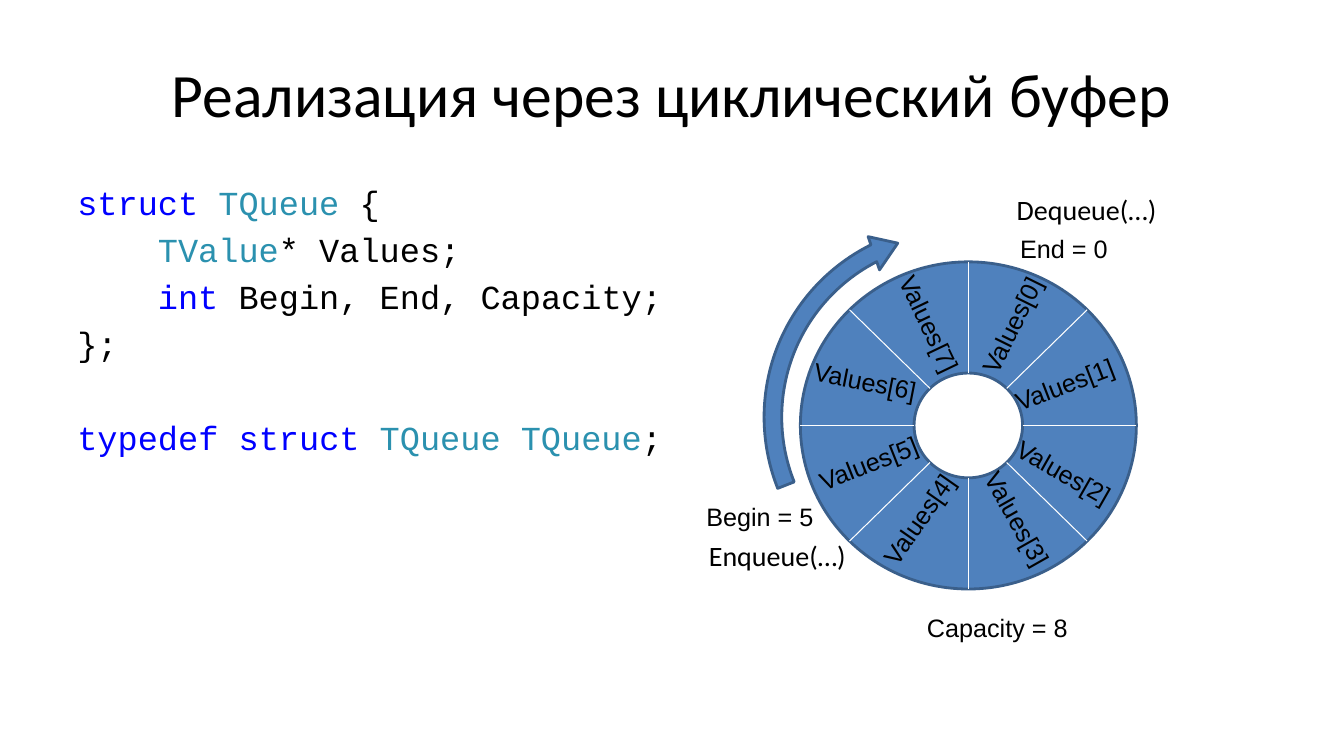
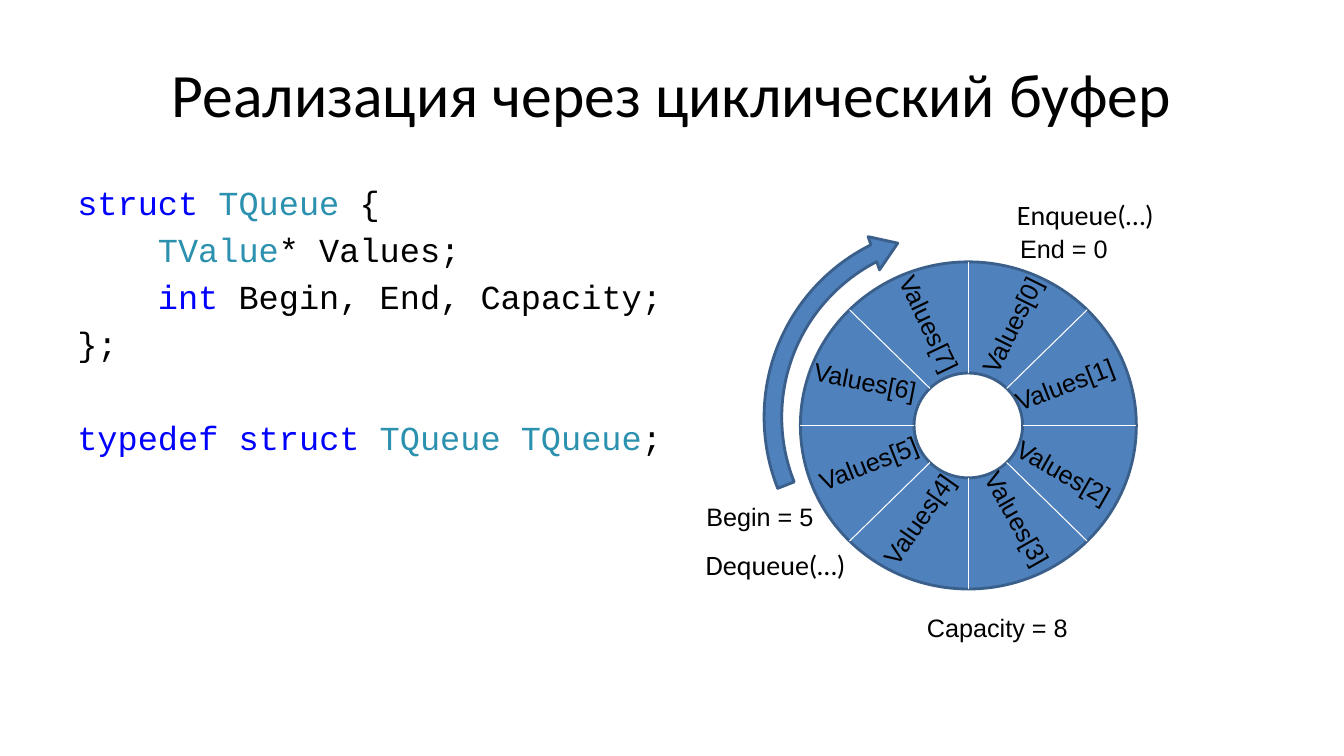
Before and after one commit to Evgueni-Petrov-aka-espetrov/Algorithms-and-Programming-in-C-pptx, a slide deck: slide 18 of 09 Списки (окончание) Графы.pptx. Drawn at 1344x756 pixels with LibreOffice and Linux fonts; fonts in the diff are those of the drawing. Boxes give left, top, right and bottom in pixels: in the first picture for what was removed or moved away, otherwise in the second. Text is boxed around its words. In the diff, an @@ line names an element or a change of style, - is before the commit and + after.

Commit message:
исправил картинку про циклический буфер

```diff
--- a/09 Списки (окончание) Графы.pptx
+++ b/09 Списки (окончание) Графы.pptx
@@ text "Enqueue(…)": place and size @@
-text "Enqueue(…)" at [709,545,846,571]
+text "Enqueue(…)" at [1017,204,1154,230]
@@ text "Dequeue(…)": place and size @@
-text "Dequeue(…)" at [1017,199,1157,225]
+text "Dequeue(…)" at [706,554,846,580]
```
Also in this commit, not shown: 1 other slide changed.
